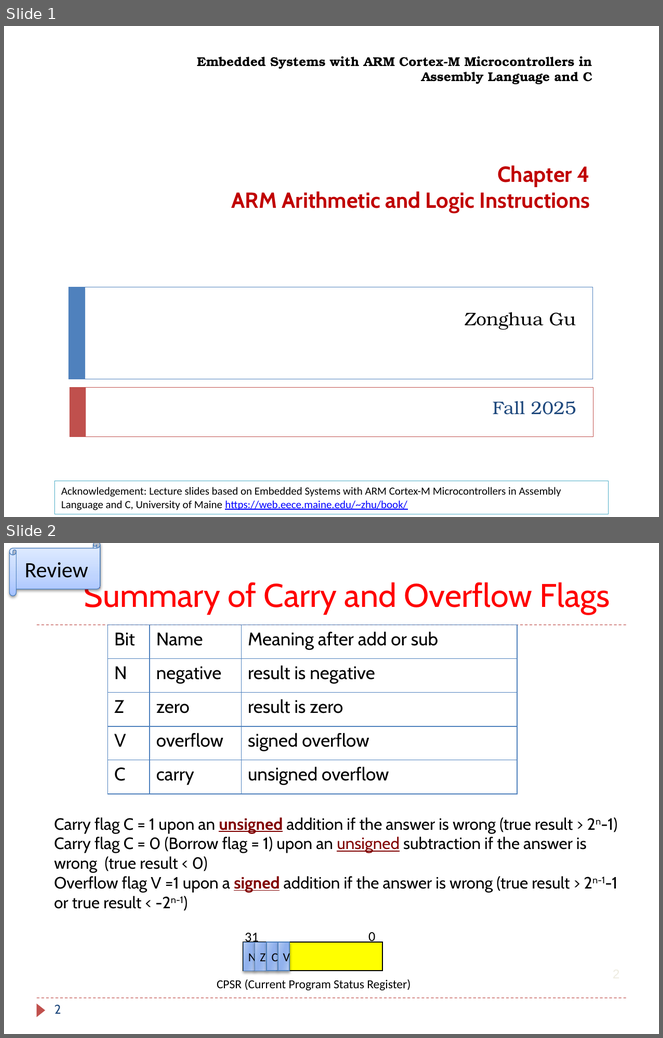
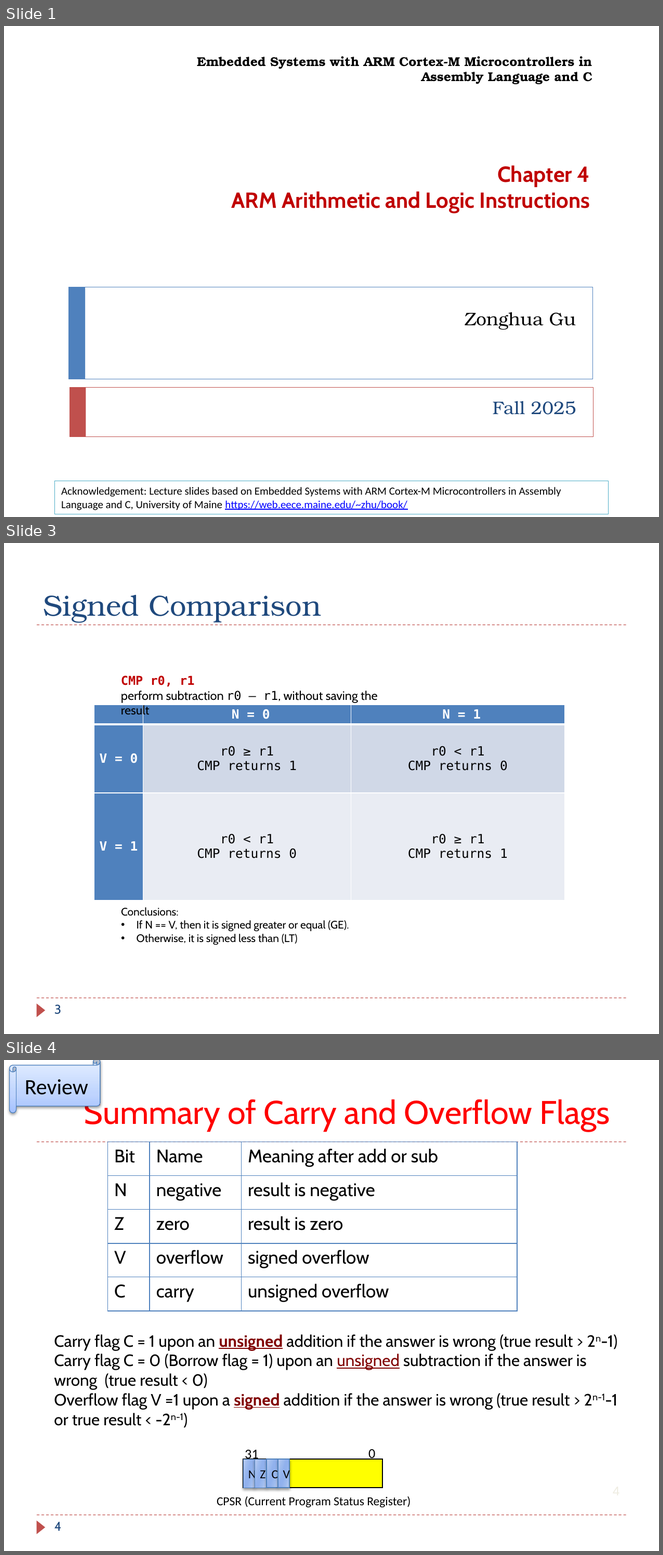
Before and after one commit to guhofstra/CSC111Fa25, a slide deck: PPTs/ZDELETED.pptx. Shown one above the other, each under a label of ours: slides 1 and 2 before the commit, slides 1, 3 and 4 after it; the slides between them are not shown. The pictures are 663x1038 and 663x1555 pixels, drawn with LibreOffice and Linux fonts; fonts in the diff are those of the drawing. Boxes give left, top, right and bottom in pixels: in the first picture for what was removed or moved away, otherwise in the second. Text is boxed around its words. In the diff, an @@ line names an element or a change of style, - is before the commit and + after.

```diff
--- a/PPTs/ZDELETED.pptx
+++ b/PPTs/ZDELETED.pptx
@@ slide 3 added at (x1=4, y1=543, x2=659, y2=1034), background #FFFFFF; not listed: 3 template elements that a slide beside it also shows @@
@@ title added at (x1=43, y1=595, x2=321, y2=623), 32 pt, text #1F497D @@
+Signed Comparison
@@ text added at (x1=121, y1=676, x2=378, y2=703), 13.5 pt, text #000000 @@
+CMP r0, r1
+perform subtraction r0 – r1, without saving the result
@@ table added at (x1=94, y1=705, x2=566, y2=901), 3 rows, 3 columns @@
+ | N = 0 | N = 1
+V = 0 | r0 ≥ r1 / CMP returns 1 | r0 < r1 / CMP returns 0
+V = 1 | r0 < r1 / CMP returns 0 | r0 ≥ r1 / CMP returns 1
@@ text added at (x1=121, y1=908, x2=349, y2=945), 12 pt, text #000000 @@
+Conclusions:
+• If N == V, then it is signed greater or equal (GE).
+• Otherwise, it is signed less than (LT)
@@ page number added at (x1=54, y1=1005, x2=61, y2=1015), 14 pt, text #1F497D @@
+3
@@ what was slide 2 is now slide 4 @@
@@ page number at (x1=54, y1=1522, x2=62, y2=1531): text changed @@
-2
+4
```
Also in this commit, not shown: 1 slide changed, 1 other slide added, 9 other files.
